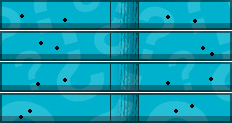
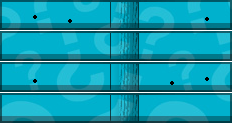
Before/after of a 232 x 123 layered artwork. What changed in the layer stack:
hid "5-04 Small Clown" over [20, 14, 214, 56]
hid "5-04 Small Clown M" over [19, 77, 213, 119]
showed "5-13 Royal Guard" over [33, 15, 209, 23]
added layer "5-13 Royal Guard M" in group "Series 5" over [33, 77, 209, 85]
